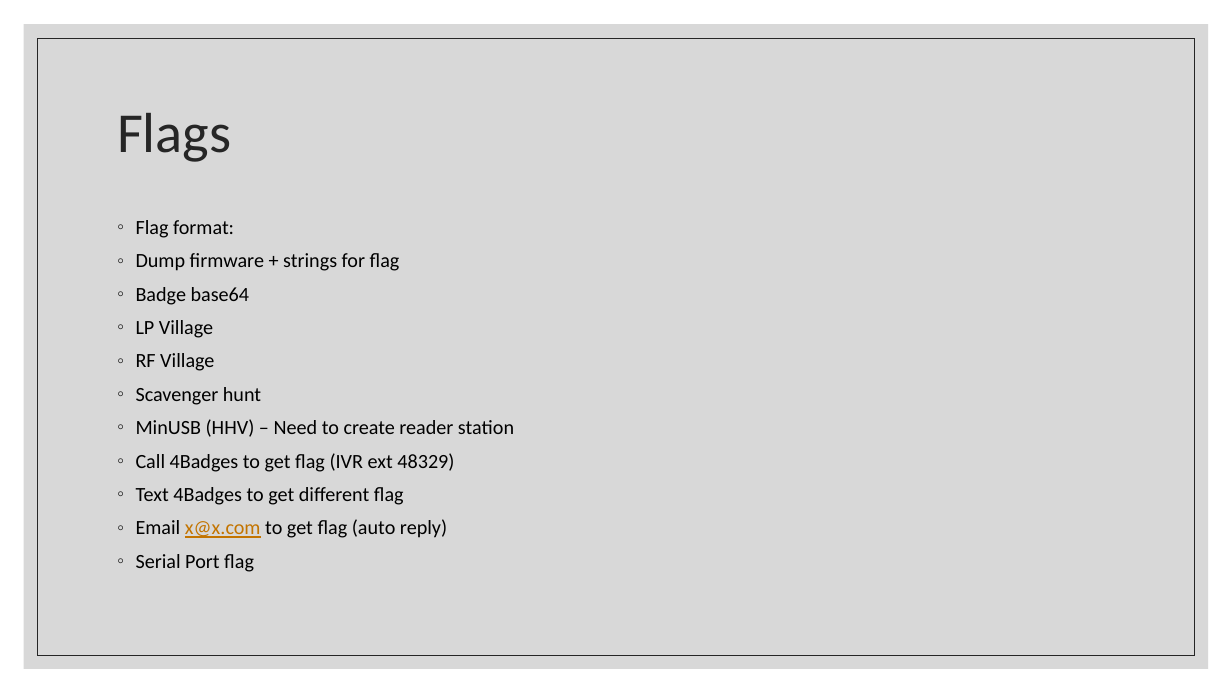
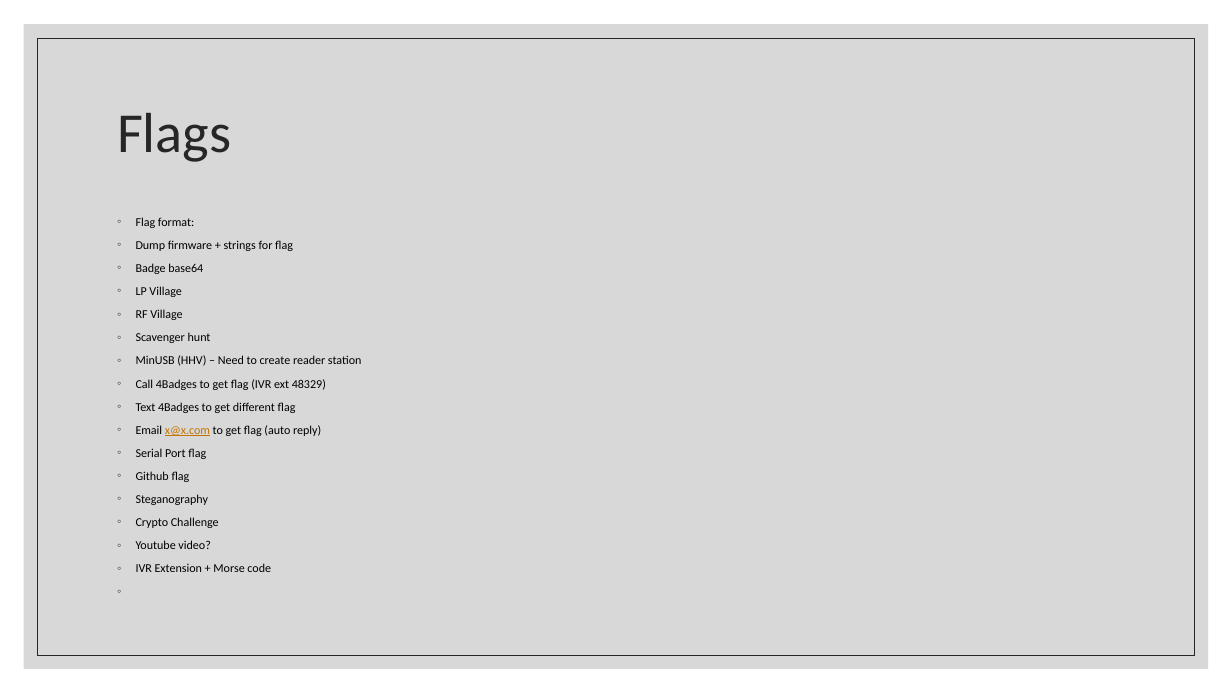
Before and after one commit to BadgePiratesLLC/BSidesKC_2023, a slide deck: slide 3 of CTF/BsidesKC 2023 Badge CTF.pptx. Drawn at 1232x693 pixels with LibreOffice and Linux fonts; fonts in the diff are those of the drawing. Boxes give left, top, right and bottom in pixels: in the first picture for what was removed or moved away, otherwise in the second. Text is boxed around its words. In the diff, an @@ line names an element or a change of style, - is before the commit and + after.

```diff
--- a/CTF/BsidesKC 2023 Badge CTF.pptx
+++ b/CTF/BsidesKC 2023 Badge CTF.pptx
@@ text at <box>136,217,362,459</box>: size 15.7 to 9.4 pt in "Flag format:", "Dump firmware + strings for flag", "Badge base64", "LP Village" and 7 more places; line spacing 0.9 to 0.8 @@
@@ text at <box>136,471,271,572</box>: paragraphs added @@
+◦ Github flag
+◦ Steganography
+◦ Crypto Challenge
+◦ Youtube video?
+◦ IVR Extension + Morse code
```
